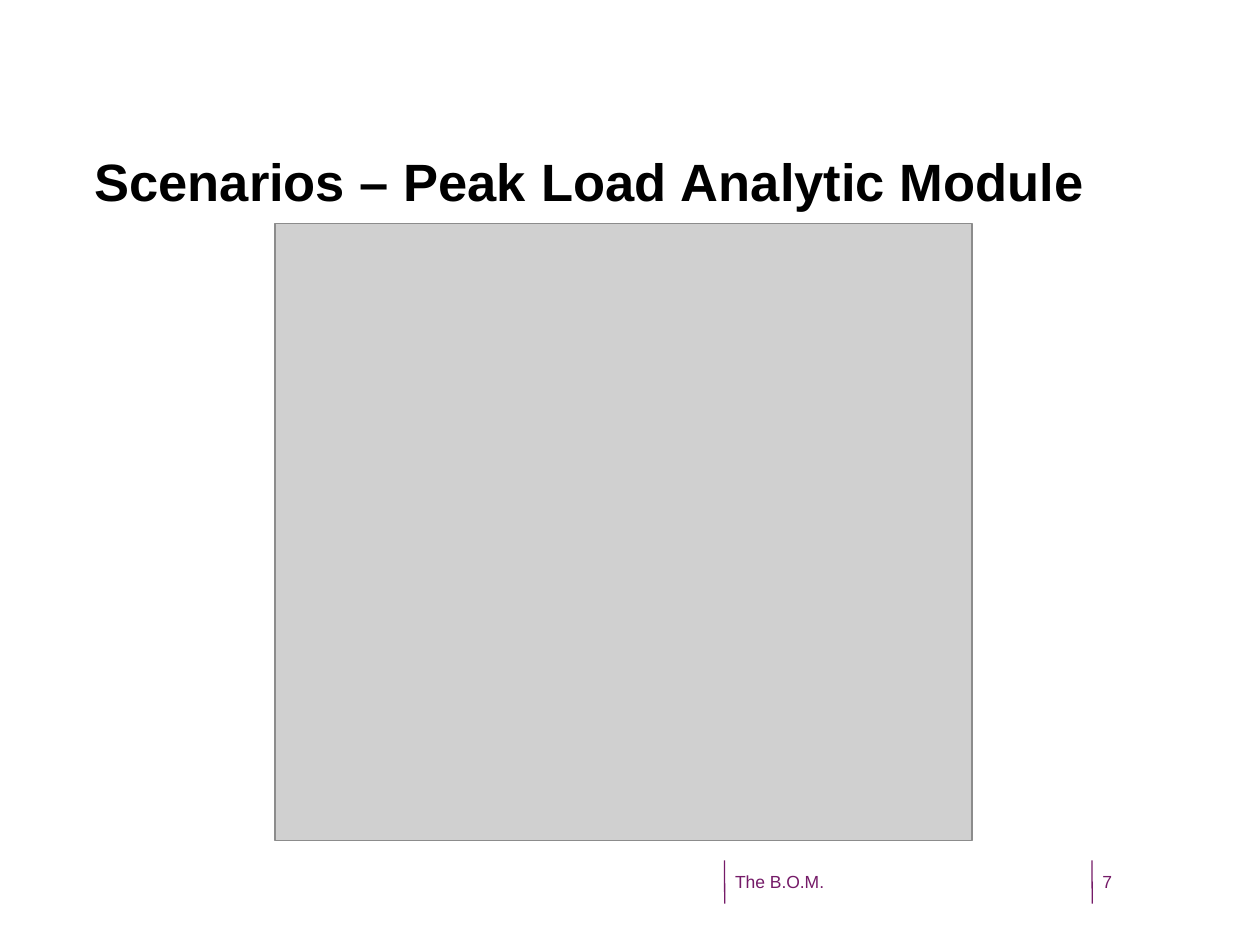
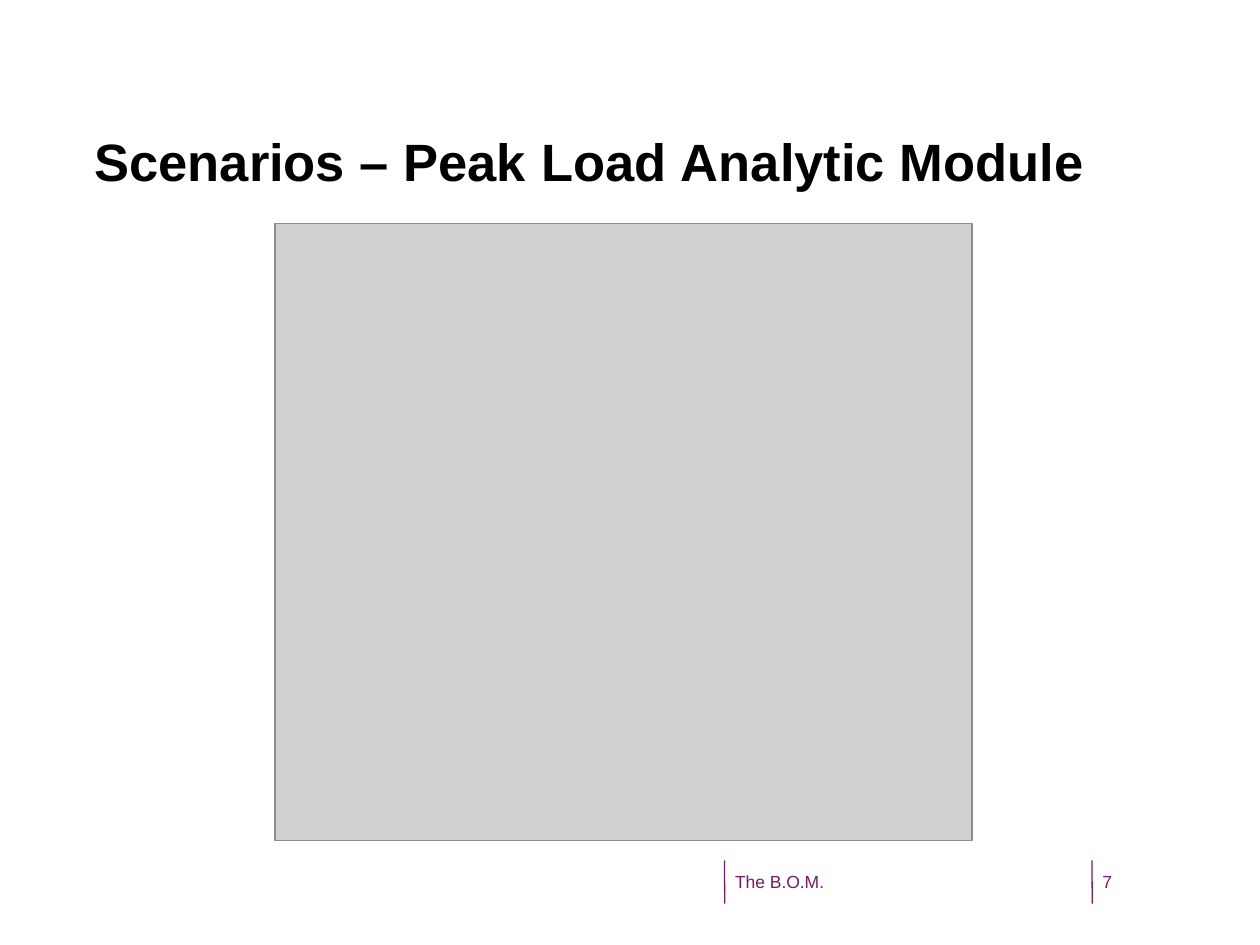
Before and after one commit to CindyBerghuizen/BallOfMud, a slide deck: slide 7 of Assignment 3/SoftwareArchtectureWeek6Presentation.odp. Drawn at 1260x945 pixels with LibreOffice and Linux fonts; fonts in the diff are those of the drawing; grey boxes stand for pictures; background and template pictures are left out. Boxes give left, top, right and bottom in pixels: in the first picture for what was removed or moved away, otherwise in the second. Text is boxed around its words. In the diff, an @@ line names an element or a change of style, - is before the commit and + after.

```diff
--- a/Assignment 3/SoftwareArchtectureWeek6Presentation.odp
+++ b/Assignment 3/SoftwareArchtectureWeek6Presentation.odp
@@ text "Scenarios – Peak Load Analytic ..." moved from (x1=94, y1=163, x2=1083, y2=212) to (x1=94, y1=143, x2=1083, y2=192) @@
```
Also in this commit, not shown: 2 other slides changed.
